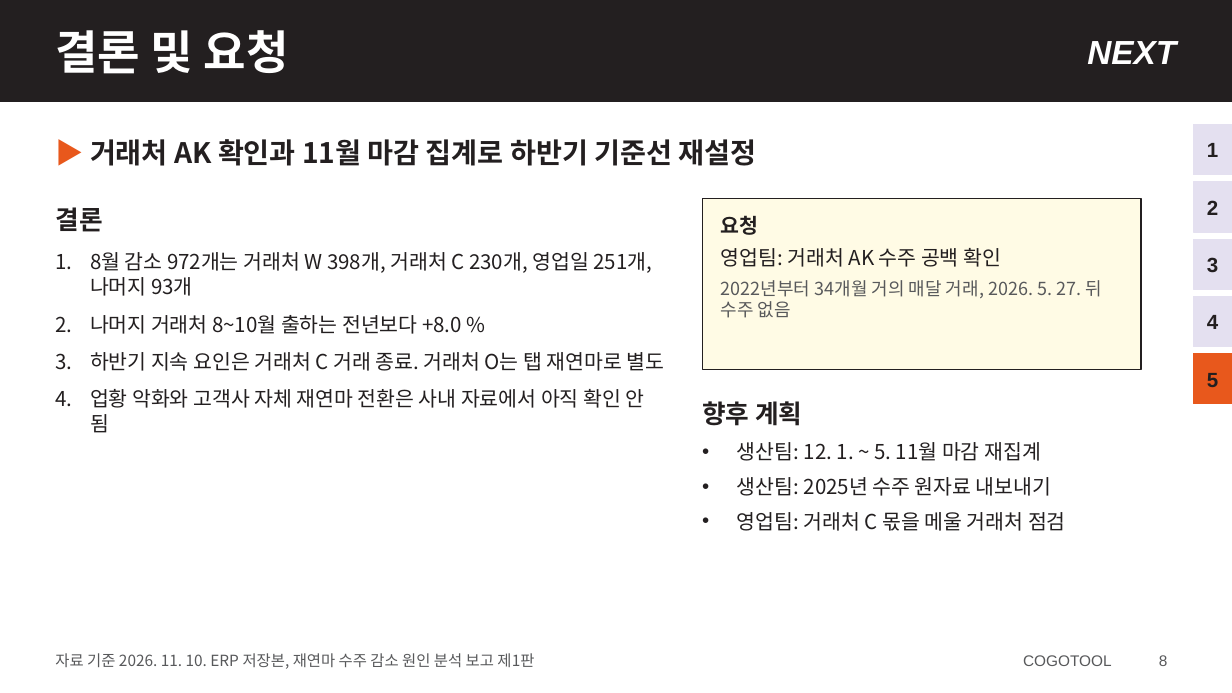
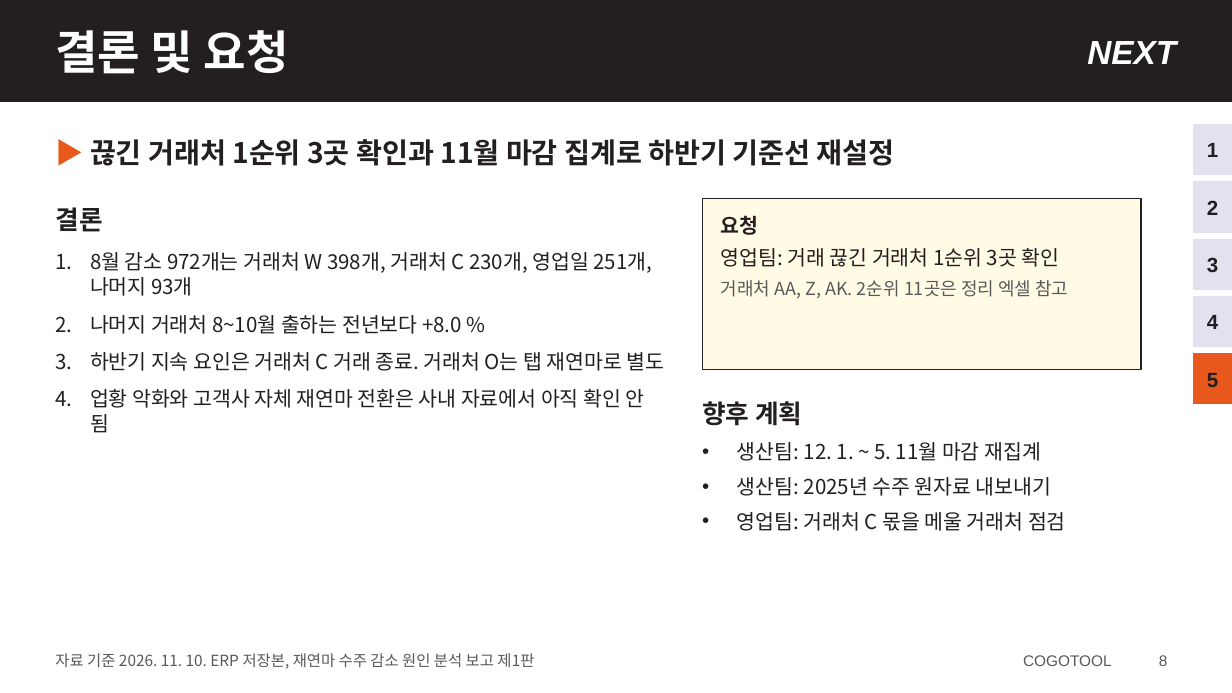
Before and after one commit to HanKyungJun/koreatooling-portal, a slide deck: slide 8 of wiki/reports/04_비교·분석/수주감소_원인분석_발표_20261127.pptx. Drawn at 1232x693 pixels with LibreOffice and Linux fonts; fonts in the diff are those of the drawing. Boxes give left, top, right and bottom in pixels: in the first picture for what was removed or moved away, otherwise in the second. Text is boxed around its words. In the diff, an @@ line names an element or a change of style, - is before the commit and + after.

Commit message:
수주 보고·발표: 초경툴 종료·대일정공 제외 반영, 끊긴 거래처 연락 우선순위(1순위 3곳)

```diff
--- a/wiki/reports/04_비교·분석/수주감소_원인분석_발표_20261127.pptx
+++ b/wiki/reports/04_비교·분석/수주감소_원인분석_발표_20261127.pptx
@@ text at <box>90,139,895,166</box>: text changed @@
-▶ 거래처 AK 확인과 11월 마감 집계로 하반기 기준선 재설정
+▶ 끊긴 거래처 1순위 3곳 확인과 11월 마감 집계로 하반기 기준선 재설정
@@ text at <box>721,248,1068,298</box>: text changed @@
-영업팀: 거래처 AK 수주 공백 확인
-2022년부터 34개월 거의 매달 거래, 2026. 5. 27. 뒤 수주 없음
+영업팀: 거래 끊긴 거래처 1순위 3곳 확인
+거래처 AA, Z, AK. 2순위 11곳은 정리 엑셀 참고
```
Also in this commit, not shown: 1 other slide changed, 9 other files.
